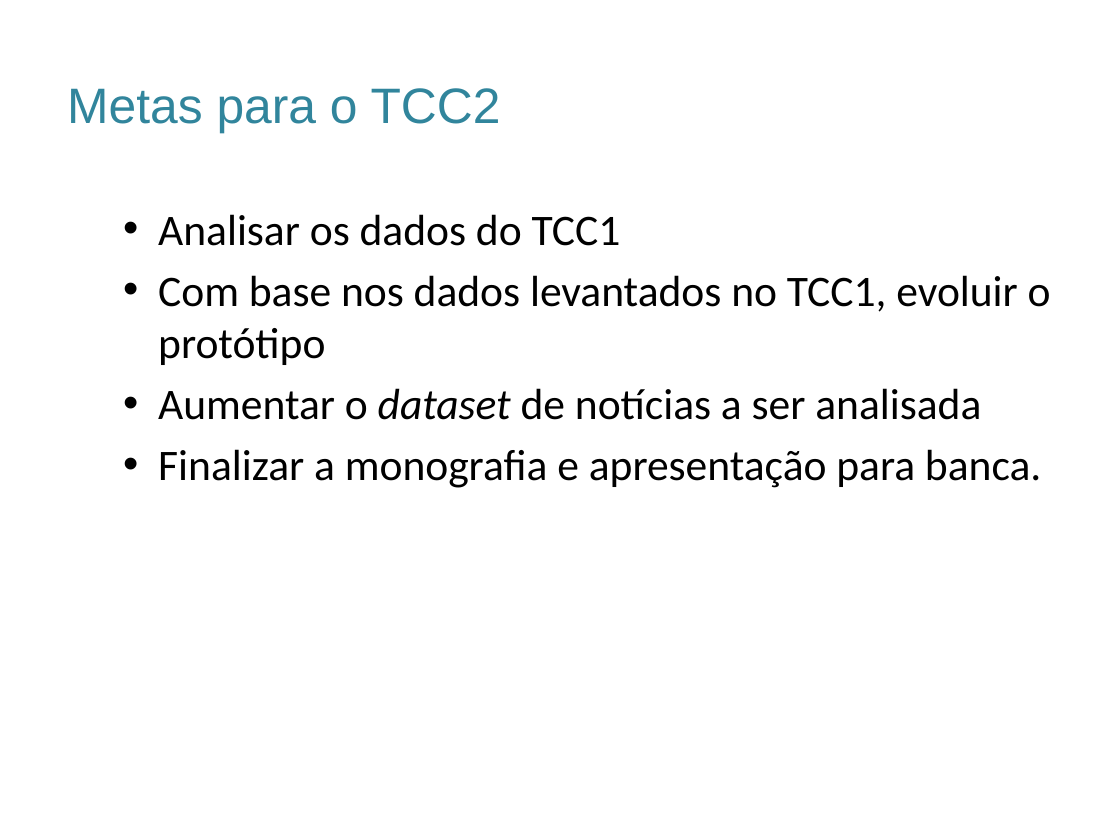
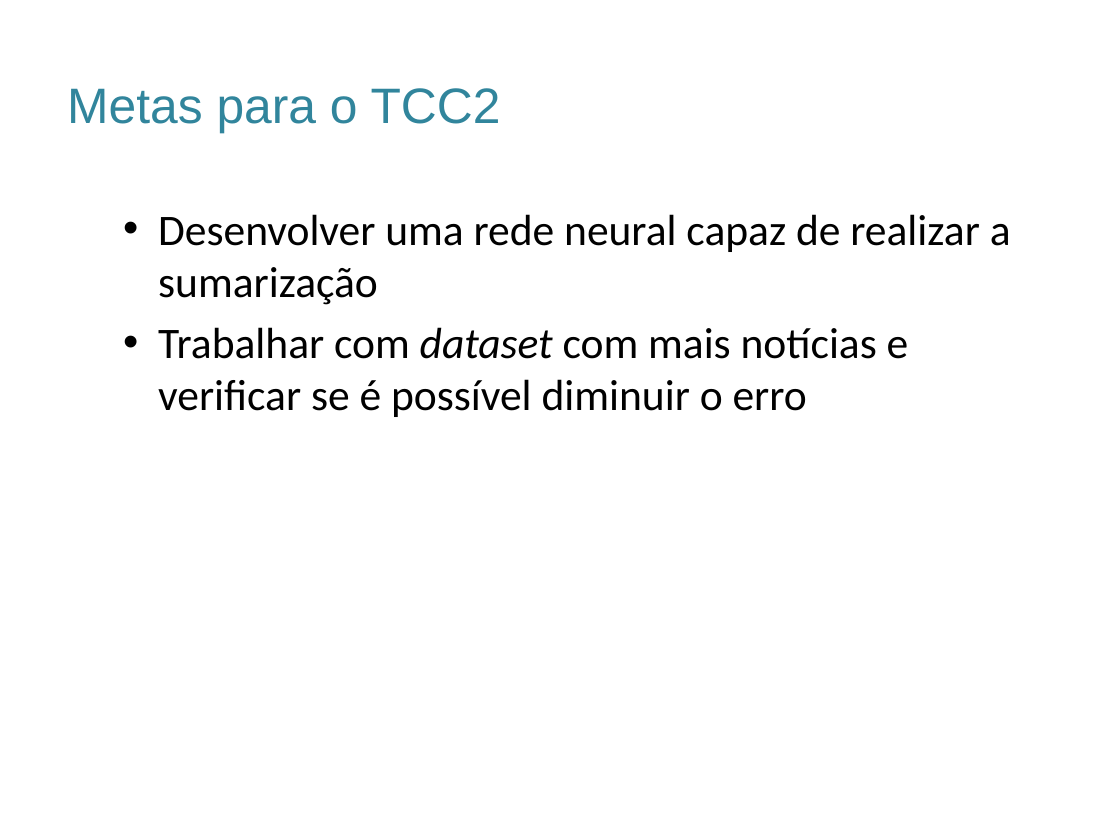
Before and after one commit to rdruzian/TCC-Sumarizacao, a slide deck: slide 9 of Documentos/ModeloApresentaçãoFacens_Sugestão.pptx. Drawn at 1120x840 pixels with LibreOffice and Linux fonts; fonts in the diff are those of the drawing; background and template pictures are left out. Boxes give left, top, right and bottom in pixels: in the first picture for what was removed or moved away, otherwise in the second. Text is boxed around its words. In the diff, an @@ line names an element or a change of style, - is before the commit and + after.

Commit message:
Correções na versão e no tópico protótipo

```diff
--- a/Documentos/ModeloApresentaçãoFacens_Sugestão.pptx
+++ b/Documentos/ModeloApresentaçãoFacens_Sugestão.pptx
@@ text at bbox=[158, 214, 1011, 417]: text changed @@
-  • Analisar os dados do TCC1
-  • Com base nos dados levantados no TCC1, evoluir o protótipo
-  • Aumentar o dataset de notícias a ser analisada
-  • Finalizar a monografia e apresentação para banca.
+  • Desenvolver uma rede neural capaz de realizar a sumarização
+  • Trabalhar com dataset com mais notícias e verificar se é possível diminuir o erro
```
Also in this commit, not shown: 3 other slides changed, 2 other files.
